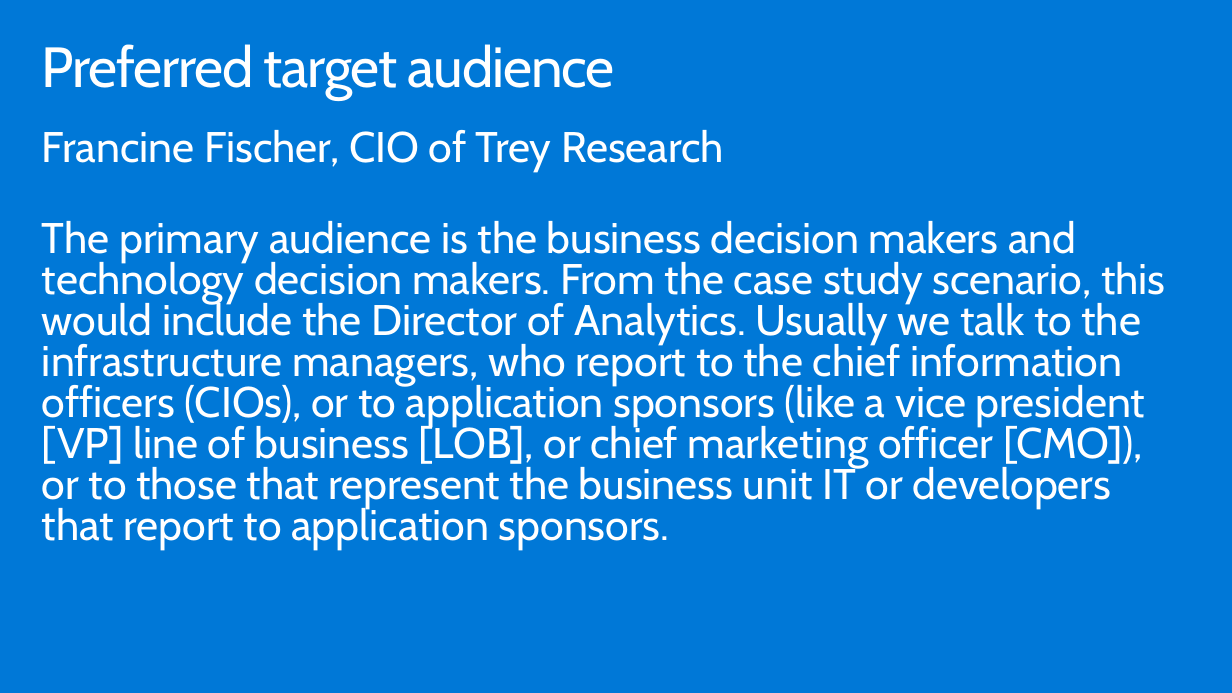
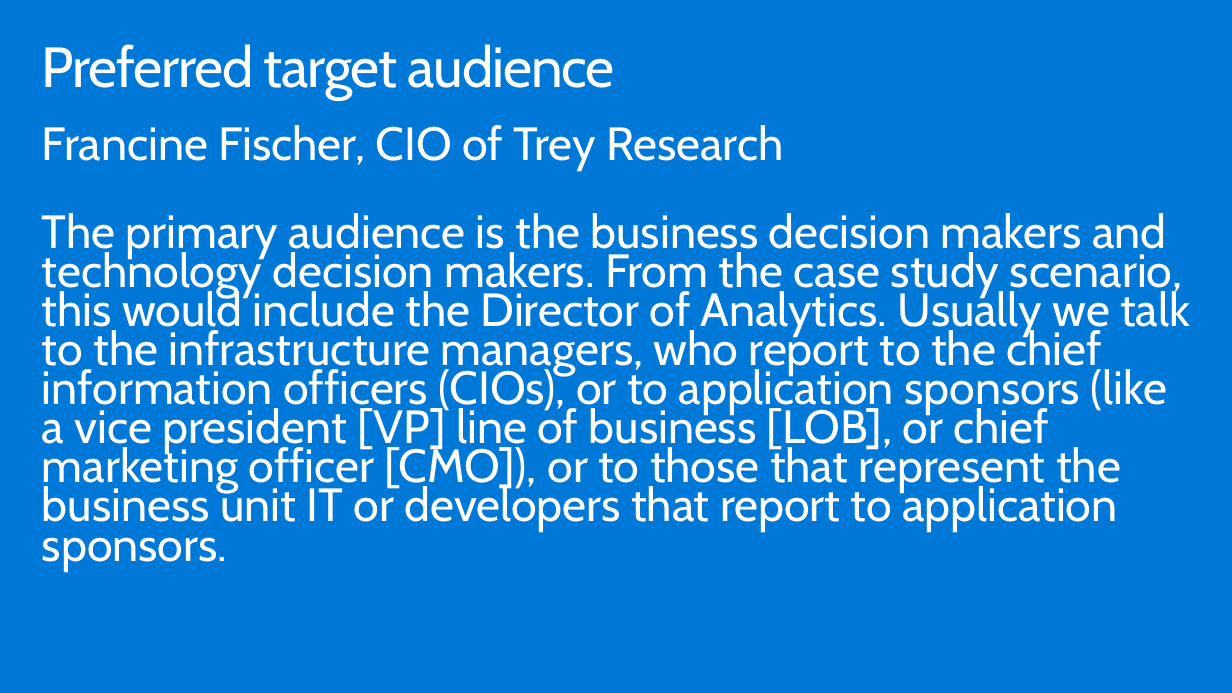
Before and after one commit to ocplatest/MCW-Machine-Learning, a slide deck: slide 15 of Whiteboard design session/WDS trainer presentation - Machine Learning.pptx. Drawn at 1232x693 pixels with LibreOffice and Linux fonts; fonts in the diff are those of the drawing. Boxes give left, top, right and bottom in pixels: in the first picture for what was removed or moved away, otherwise in the second. Text is boxed around its words. In the diff, an @@ line names an element or a change of style, - is before the commit and + after.

```diff
--- a/Whiteboard design session/WDS trainer presentation - Machine Learning.pptx
+++ b/Whiteboard design session/WDS trainer presentation - Machine Learning.pptx
@@ text "Francine Fischer, CIO of Trey ..." at box(42, 125, 1190, 572): size 33.3 to 36.3 pt; line spacing 0.8 to 0.7 @@
```
Also in this commit, not shown: 7 other slides changed, 30 other files.
